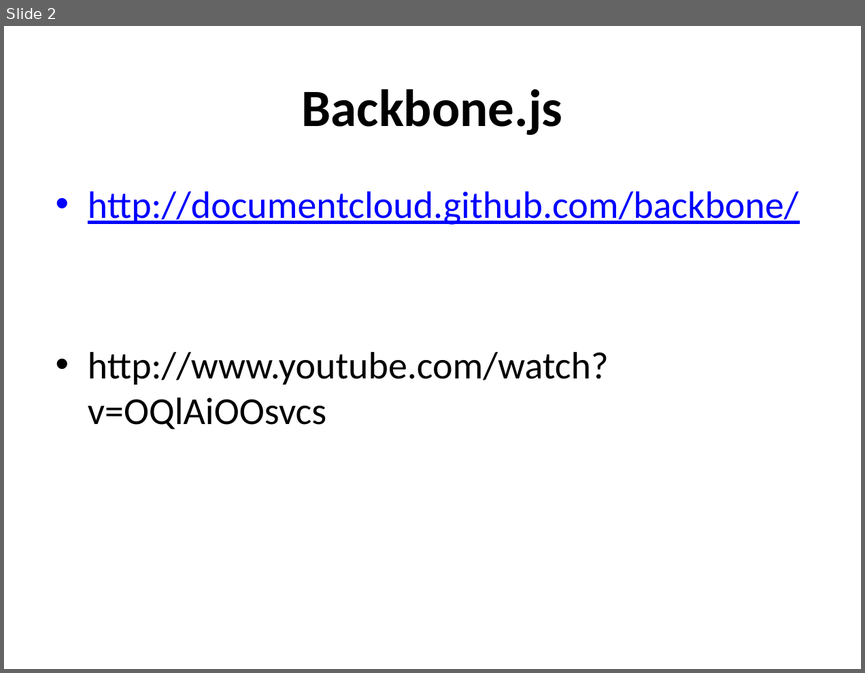
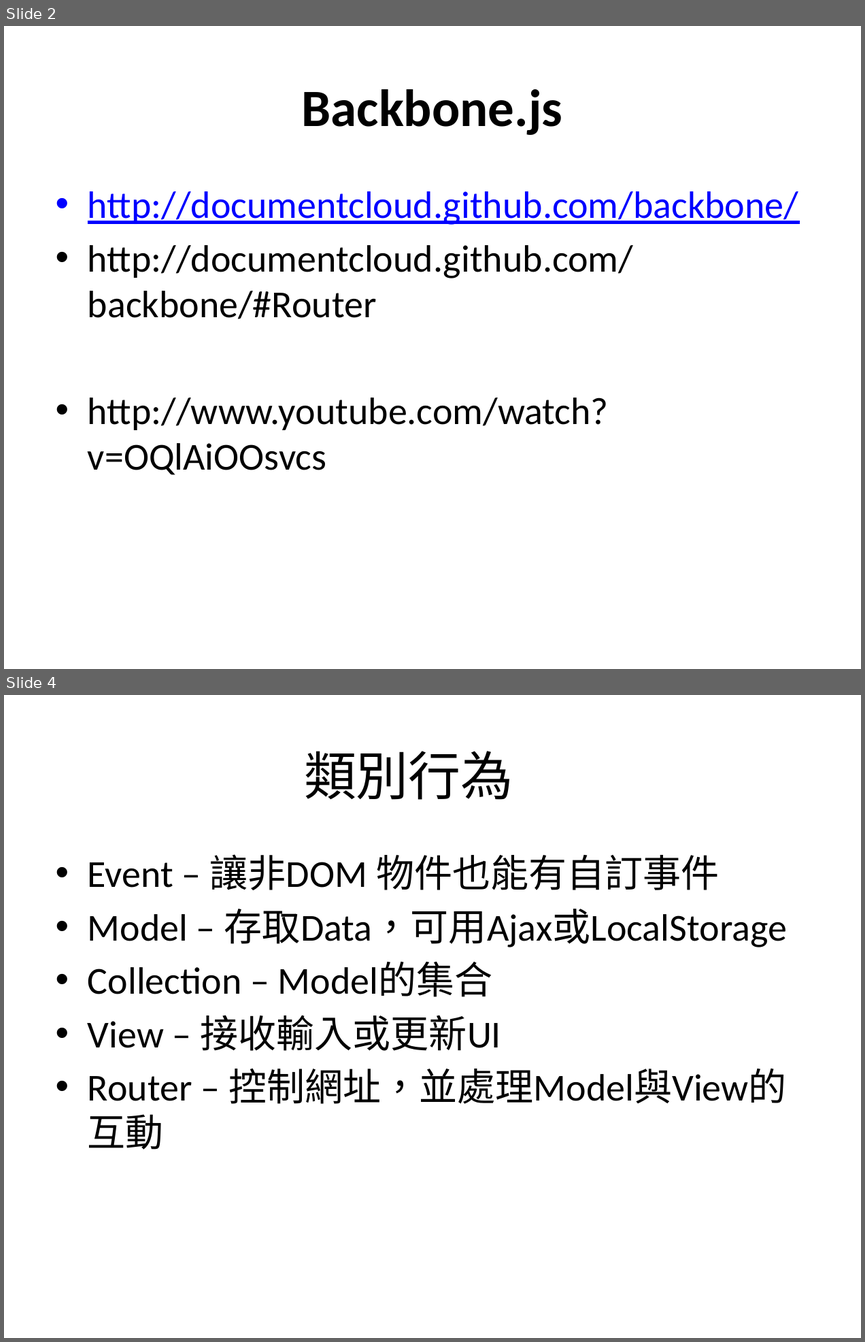
Before and after one commit to ggonzalez/caaweb, a slide deck: pages/backbone/新增 Microsoft PowerPoint 簡報.pptx. Shown one above the other, each under a label of ours: slide 2 before the commit, slides 2 and 4 after it; the slides between them are not shown. The pictures are 865x673 and 865x1342 pixels, drawn with LibreOffice and Linux fonts; fonts in the diff are those of the drawing. Boxes give left, top, right and bottom in pixels: in the first picture for what was removed or moved away, otherwise in the second. Text is boxed around its words. In the diff, an @@ line names an element or a change of style, - is before the commit and + after.

```diff
--- a/pages/backbone/新增 Microsoft PowerPoint 簡報.pptx
+++ b/pages/backbone/新增 Microsoft PowerPoint 簡報.pptx
@@ slide 4 added at <box>4,695,861,1338</box>, background #FFFFFF @@
@@ title added at <box>304,751,513,800</box>, 44 pt, text #000000 @@
+類別行為
@@ text added at <box>88,854,787,1104</box>, 32 pt, text #000000 @@
+• Event – 讓非DOM 物件也能有自訂事件
+• Model – 存取Data，可用Ajax或LocalStorage
+• Collection – Model的集合
+• View – 接收輸入或更新UI
+• Router – 控制網址，並處理Model與View的互動
@@ slide 2 changed as well @@
@@ text at <box>88,245,633,319</box>: paragraph added @@
+• http://documentcloud.github.com/backbone/#Router
```
Also in this commit, not shown: 5 other slides added, 6 other files.
